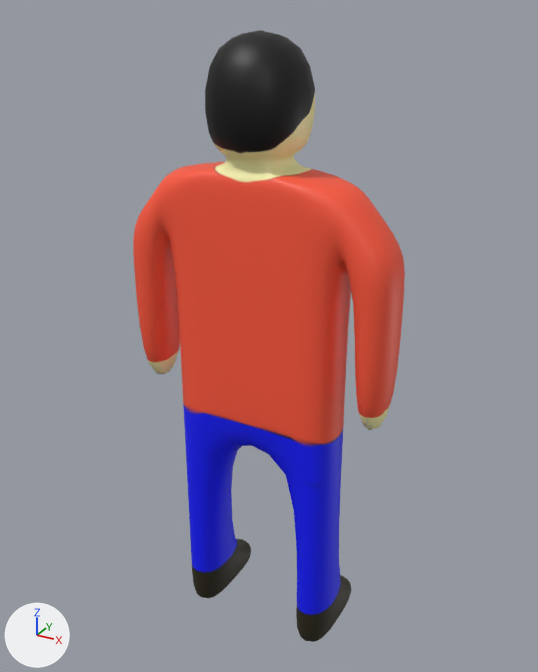
The glTF model Src/Models/Other/Person/Person.glb as it was, and as the next commit left it.
One viewpoint serves both versions: a camera (50 mm lens) standing at (6.17, -10.91, 12.09) and looking at (-0.09, 0.47, 6.4). The axes (+X, +Y, +Z) are drawn at lower left. The lights are the same throughout.
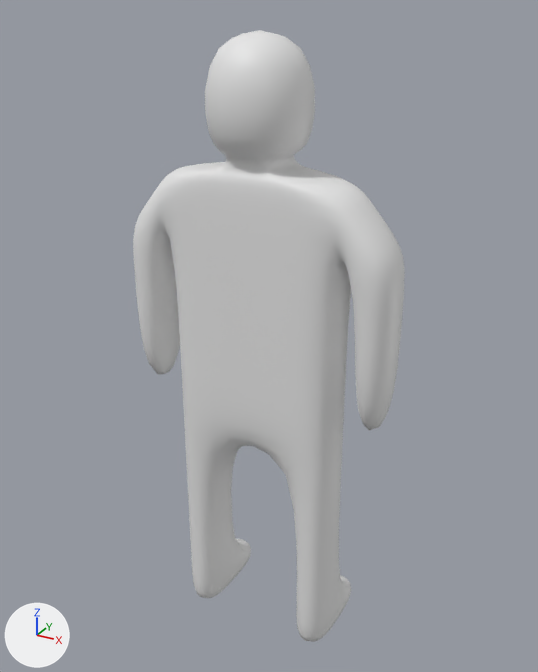
Commit message: Changed person files

Boxes [x1, y1, x2, y2] around the edits, measured in the pictures (538 x 672 px):
'Cube', recoloured (red to grey)
    both: [133, 30, 405, 642]

The change, as a diff of the scene's bpy script:
```diff
--- a/Src/Models/Other/Person/Person.glb.py
+++ b/Src/Models/Other/Person/Person.glb.py
@@ me_cube_001 @@
 me_cube_001.from_pydata(...)  # 1618 vertices, 3232 faces; spans x -2.59..2.59, y -0.87..1.43, z -10.9..0.84
-me_cube_001.materials.append(mat_person)  # picture img_persontexture
```
